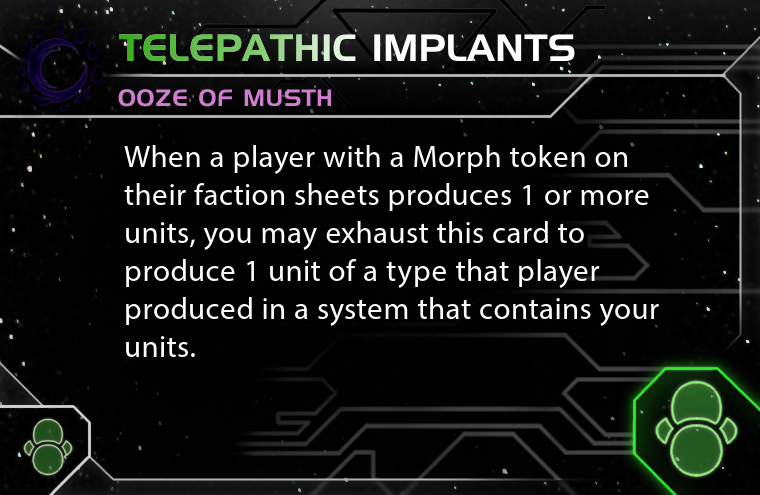
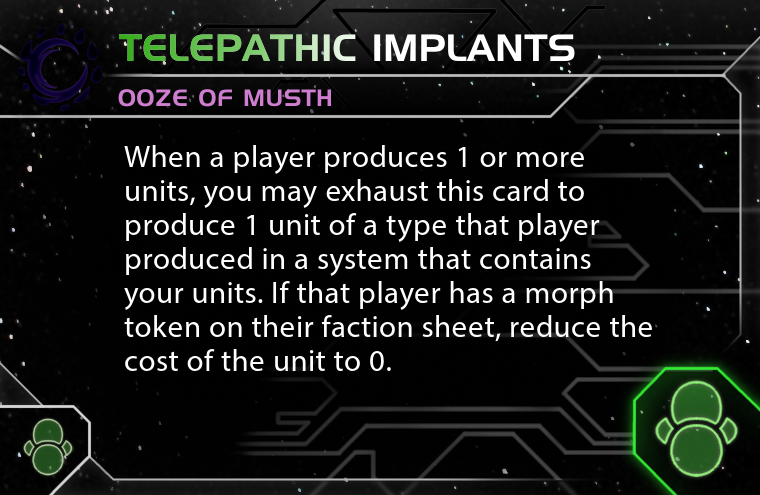
Revision of a layered 760 x 495 image; what changed, layer by layer:
renamed "When a player with a Morph tok..." to "When a player produces 1 or mo...", painted on it over <box>124,145,659,371</box>